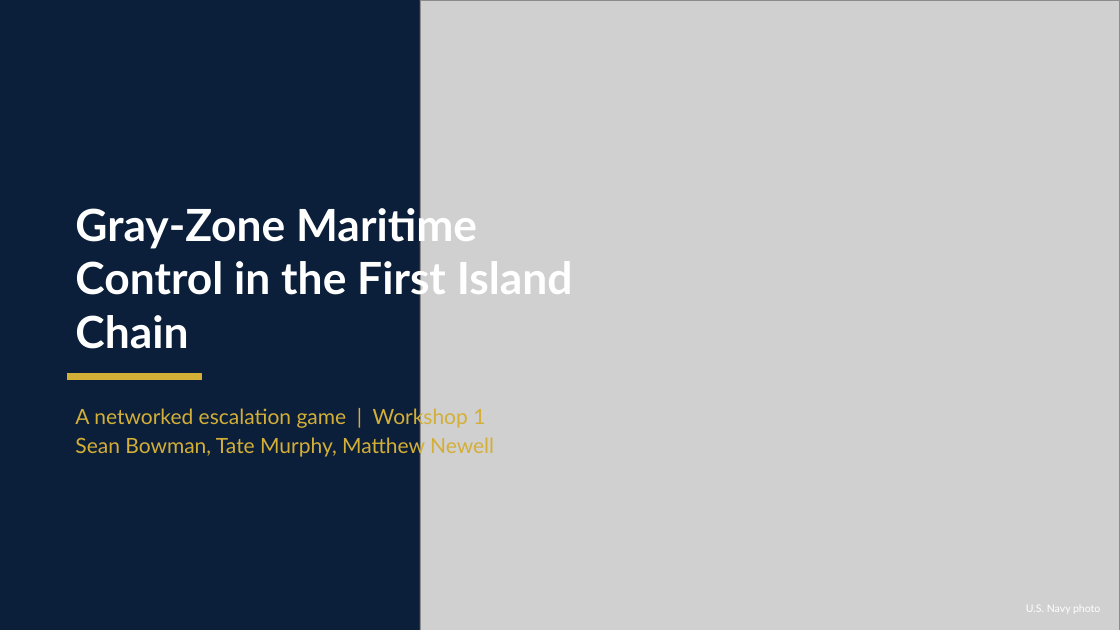
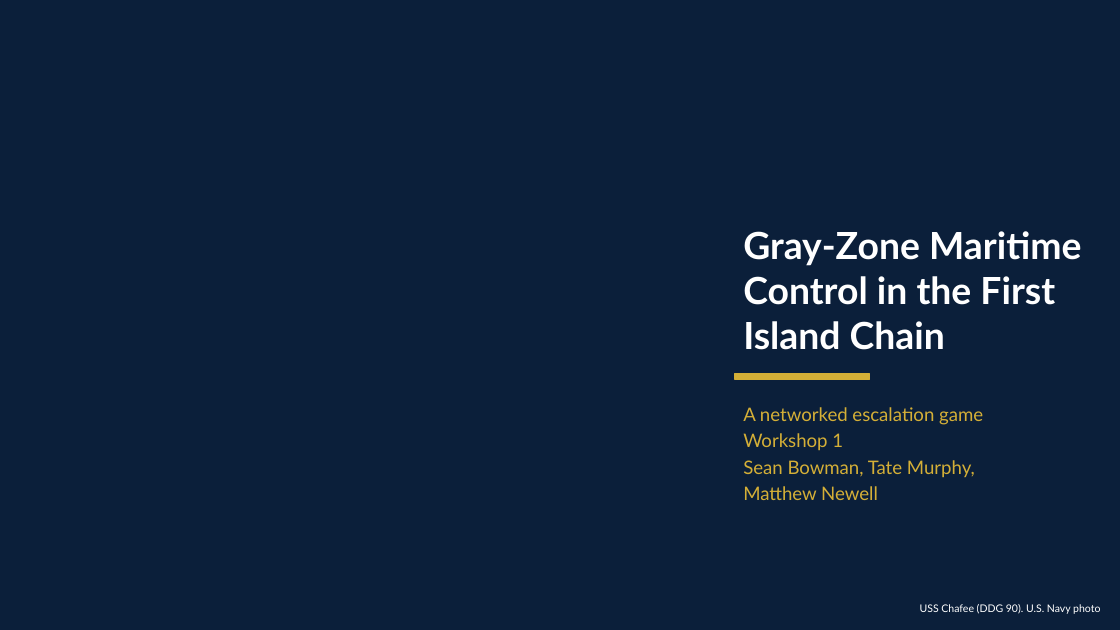
Before and after one commit to draggin-anchor/6.S974-Wargaming-Term-Project, a slide deck: slide 1 of deliverables/02-workshop1-slides.pptx. Drawn at 1120x630 pixels with LibreOffice and Linux fonts; fonts in the diff are those of the drawing; grey boxes stand for pictures; background and template pictures are left out. Boxes give left, top, right and bottom in pixels: in the first picture for what was removed or moved away, otherwise in the second. Text is boxed around its words. In the diff, an @@ line names an element or a change of style, - is before the commit and + after.

```diff
--- a/deliverables/02-workshop1-slides.pptx
+++ b/deliverables/02-workshop1-slides.pptx
@@ picture removed at bbox=[420, 0, 1120, 630] @@
@@ title "Gray-Zone Maritime Control in the ...": place and size @@
-title "Gray-Zone Maritime Control in the ..." at bbox=[75, 203, 573, 349]
+title "Gray-Zone Maritime Control in the ..." at bbox=[743, 231, 1081, 350]
@@ title "Gray-Zone Maritime Control in the ..." at bbox=[743, 231, 1081, 350]: size 38 to 32 pt @@
@@ rectangle: place and size @@
-rectangle at bbox=[67, 374, 202, 380]
+rectangle at bbox=[735, 374, 870, 380]
@@ text at bbox=[743, 407, 983, 500]: text changed; size 18 to 16 pt @@
-A networked escalation game | Workshop 1
-Sean Bowman, Tate Murphy, Matthew Newell
+A networked escalation game
+Workshop 1
+Sean Bowman, Tate Murphy,
+Matthew Newell
@@ text at bbox=[920, 604, 1100, 614]: text changed @@
-U.S. Navy photo
+USS Chafee (DDG 90). U.S. Navy photo
```
Also in this commit, not shown: 3 other slides changed, 2 slides added, 31 other files.
